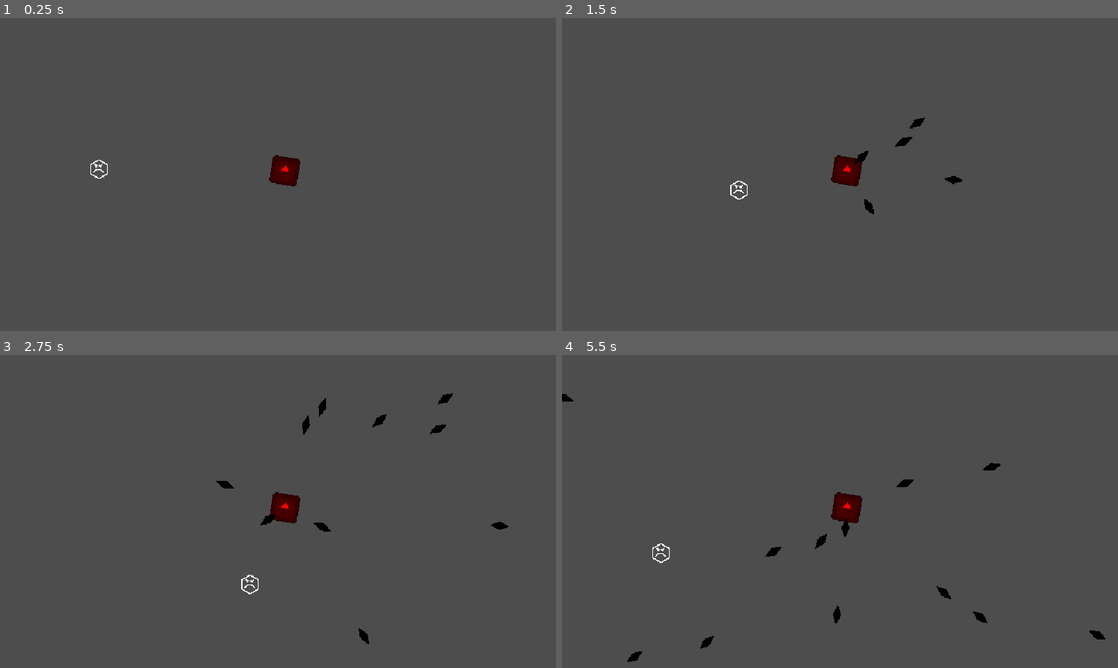
Above: before the commit, frames 1-4 (two rows, left to right).
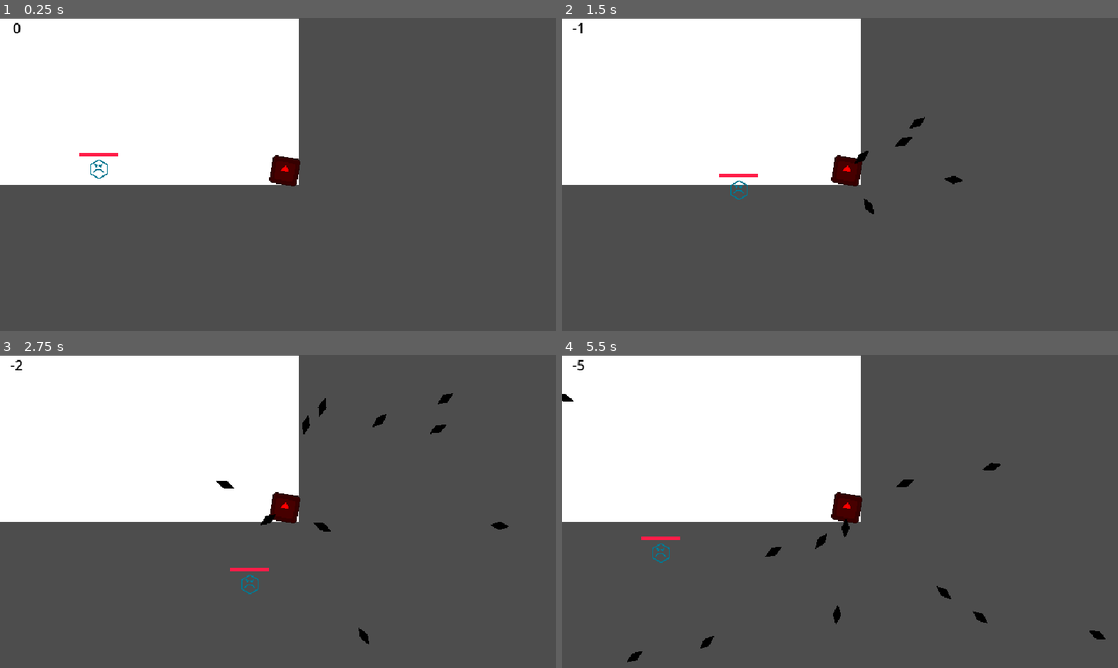
Above: after the commit, the same moments.

Repository: sushantvsb19/BulletHellJam7
Game: Godot game, scene res://Scenes/TestScene.tscn
Same seed, same stepped clock (60 frames per second), same inputs: the game is played once before the commit and once after it. The engine's default icon, where the game draws it, is replaced by a stand-in: a white triangle on a blue panel in a dark square.
Inputs:
- Up to frame 1 (0.25 s): no input
- Up to frame 2 (1.5 s): hold D (MoveRight) 0.53-1.28 s; hold S (MoveDown) from 1.28 s (still down)
- Up to frame 3 (2.75 s): release S (MoveDown) at 2.03 s; hold D (MoveRight) from 2.03 s (still down)
- Up to frame 4 (5.5 s): release D (MoveRight) at 2.78 s; hold W (MoveUp) 2.78-3.53 s; hold A (MoveLeft) 3.53-5.03 s; hold S (MoveDown) from 5.03 s (still down)

The runs differ from the first frame. In frame 1, 28% of the frame differs, in the area x 0-54%, y 0-54%; in frame 2, 28%; in frame 3, 28%; in frame 4, 28%, in the area x 0-54%, y 0-67%.

Commit message:
Added Health Bar and Score

Diff:
--- /dev/null
+++ b/Global.gd
@@ -0,0 +1,3 @@
+extends Node
+
+var Score = 0
--- a/Objects/Player.tscn
+++ b/Objects/Player.tscn
@@ -9,6 +9,7 @@
 script = ExtResource("1_n6db0")
 
 [node name="Sprite2D" type="Sprite2D" parent="." unique_id=1386993925]
+modulate = Color(2.9841065e-06, 0.46907675, 0.5667533, 1)
 scale = Vector2(0.03, 0.03)
 texture = ExtResource("1_8r7yd")
 
--- /dev/null
+++ b/Scenes/Score.gd
@@ -0,0 +1,28 @@
+extends Label
+
+var timer := 0.0
+var paused := false
+var cooldown := 0.
+
+var last_score := 0
+
+func _process(delta):
+	if cooldown > 0:
+		cooldown -= delta
+		paused = true
+	else:
+		paused = false
+
+	if not paused:
+		timer += delta
+
+	if timer >= 1.0:
+		timer -= 1.0
+		Global.Score -= 1
+
+
+	if Global.Score >= last_score + 5:
+		cooldown = 3.0
+
+	last_score = Global.Score
+	self.text = str(Global.Score)
--- a/Scenes/TestScene.tscn
+++ b/Scenes/TestScene.tscn
@@ -2,13 +2,48 @@
 
 [ext_resource type="PackedScene" uid="uid://5ce04rcl35cg" path="res://Objects/Shooter.tscn" id="1_b5ayd"]
 [ext_resource type="PackedScene" uid="uid://b13tein3ejfkt" path="res://Objects/Player.tscn" id="2_5lt6y"]
+[ext_resource type="Script" uid="uid://c0727b4x8w81" path="res://Scenes/Score.gd" id="3_8k7wh"]
+
+[sub_resource type="StyleBoxFlat" id="StyleBoxFlat_5lt6y"]
+bg_color = Color(0.23753911, 0.23753914, 0.23753902, 1)
+
+[sub_resource type="StyleBoxFlat" id="StyleBoxFlat_8k7wh"]
+bg_color = Color(0.9999706, 0.11395315, 0.2810054, 1)
+
+[sub_resource type="LabelSettings" id="LabelSettings_8k7wh"]
 
 [node name="TestScene" type="Node2D" unique_id=659843686]
+
+[node name="ColorRect" type="ColorRect" parent="." unique_id=1807046021]
+z_index = -11
+offset_top = 1.0
+offset_right = 344.0
+offset_bottom = 192.0
 
 [node name="Shooter" parent="." unique_id=1638211856 instance=ExtResource("1_b5ayd")]
 z_index = -1
 position = Vector2(328, 176.00003)
 rotation = 0.17339343
+scale = Vector2(0.99999994, 0.99999994)
 
 [node name="Player" parent="." unique_id=1692045164 instance=ExtResource("2_5lt6y")]
 position = Vector2(114, 174)
+
+[node name="HealthBar" type="ProgressBar" parent="Player" unique_id=1247695414]
+offset_left = -23.0
+offset_top = -19.0
+offset_right = 22.0
+offset_bottom = -15.0
+theme_override_styles/background = SubResource("StyleBoxFlat_5lt6y")
+theme_override_styles/fill = SubResource("StyleBoxFlat_8k7wh")
+max_value = 10.0
+value = 10.0
+show_percentage = false
+
+[node name="Label" type="Label" parent="." unique_id=1843855242]
+modulate = Color(0, 0, 0, 1)
+offset_right = 40.0
+offset_bottom = 23.0
+label_settings = SubResource("LabelSettings_8k7wh")
+horizontal_alignment = 1
+script = ExtResource("3_8k7wh")
--- a/Scripts/player.gd
+++ b/Scripts/player.gd
@@ -1,17 +1,19 @@
+class_name Player
 extends CharacterBody2D
 
-var health = 2
+@onready var health_bar = $HealthBar
+var health = 10
 var move_speed = 2
 
 var _movement_vector: Vector2 = Vector2()
 
 # Called when the node enters the scene tree for the first time.
-func _ready() -> void:
-	pass # Replace with function body.
+func _ready():
+	health_bar.value = health
 
 # Called every frame. 'delta' is the elapsed time since the previous frame.
-func _process(delta: float) -> void:
-	pass
+func _process(delta):
+	health_bar.value = health
 
 func _physics_process(delta: float) -> void:
 	_movement_vector = Vector2()
@@ -32,5 +34,6 @@
 
 func take_damage(amount: int):
 	health-=amount
+	Global.Score += 5
 	if health<=0:
 		queue_free()
--- a/project.godot
+++ b/project.godot
@@ -14,6 +14,10 @@
 run/main_scene="uid://b86wdwardf6vc"
 config/features=PackedStringArray("4.6", "Forward Plus")
 config/icon="res://Assets/icon.svg"
+
+[autoload]
+
+Global="*uid://bdcvoqxtf5ukw"
 
 [display]
 
Not shown, added: Global.gd.uid
Not shown, added: Scenes/Score.gd.uid
